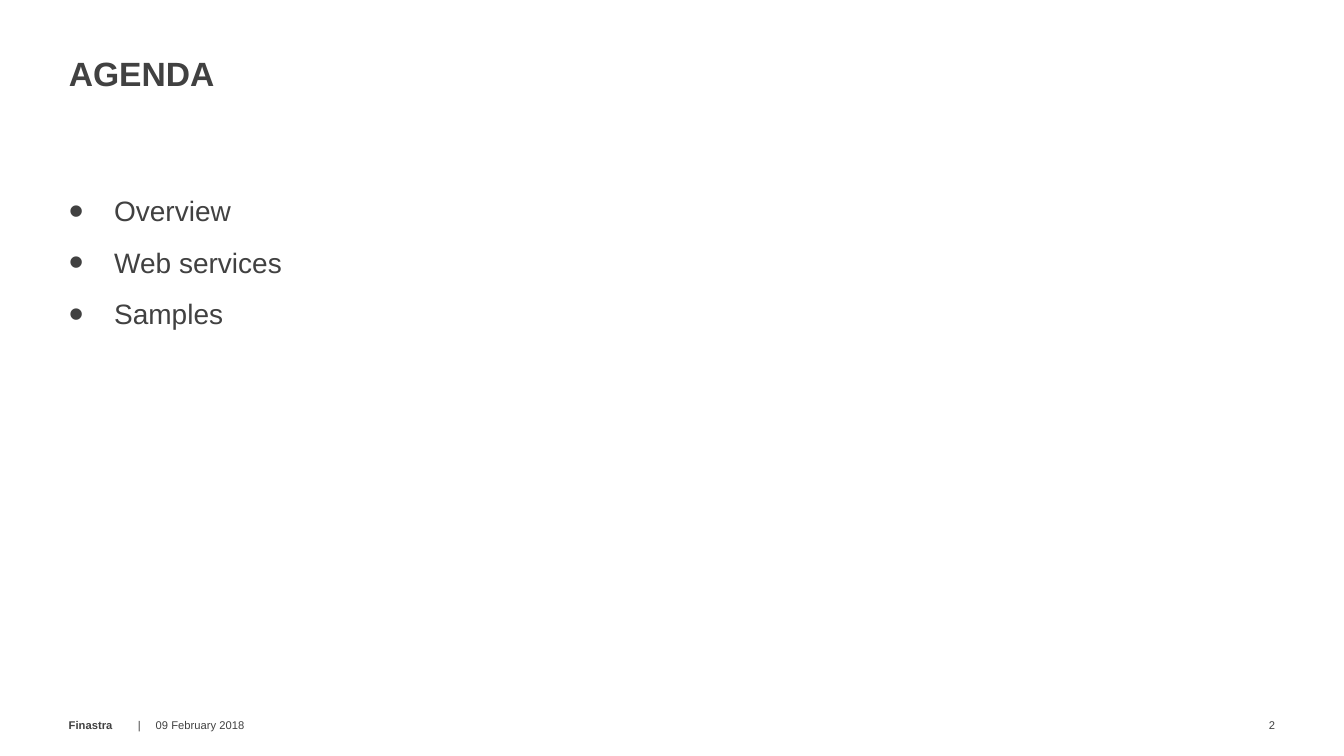
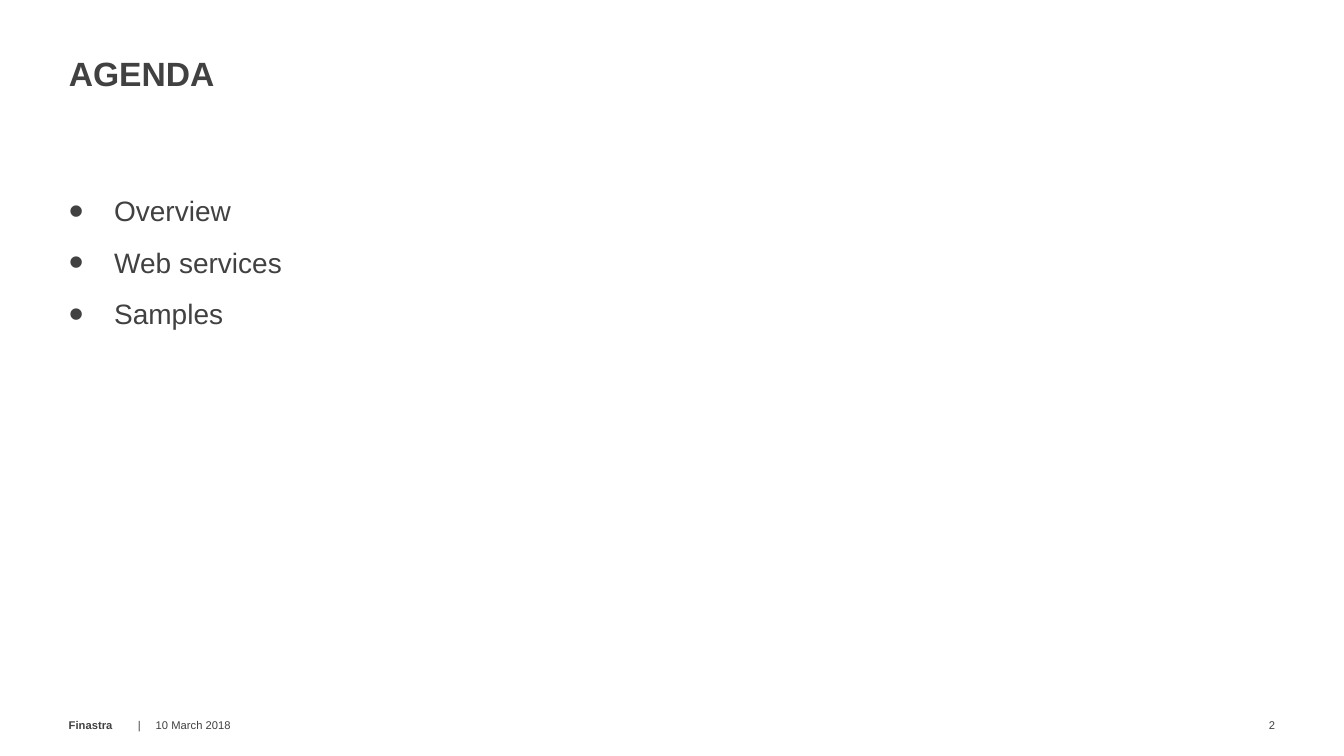
Before and after one commit to alexfinastra/IntegrationWorkshop, a slide deck: slide 2 of documentation/11 SOA Services - Static Data.pptx. Drawn at 1344x756 pixels with LibreOffice and Linux fonts; fonts in the diff are those of the drawing; background and template pictures are left out. Boxes give left, top, right and bottom in pixels: in the first picture for what was removed or moved away, otherwise in the second. Text is boxed around its words. In the diff, an @@ line names an element or a change of style, - is before the commit and + after.

```diff
--- a/documentation/11 SOA Services - Static Data.pptx
+++ b/documentation/11 SOA Services - Static Data.pptx
@@ text at (x1=156, y1=721, x2=231, y2=729): text changed @@
-09 February 2018
+10 March 2018
```
Also in this commit, not shown: 9 other slides changed, 4 slides removed, 20 other files.
